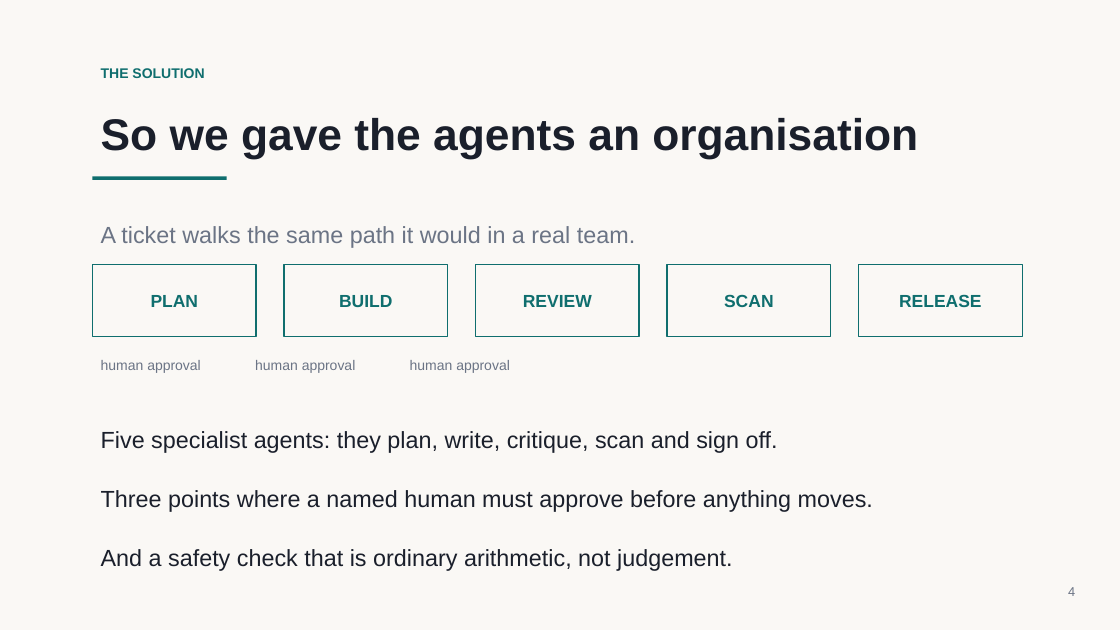
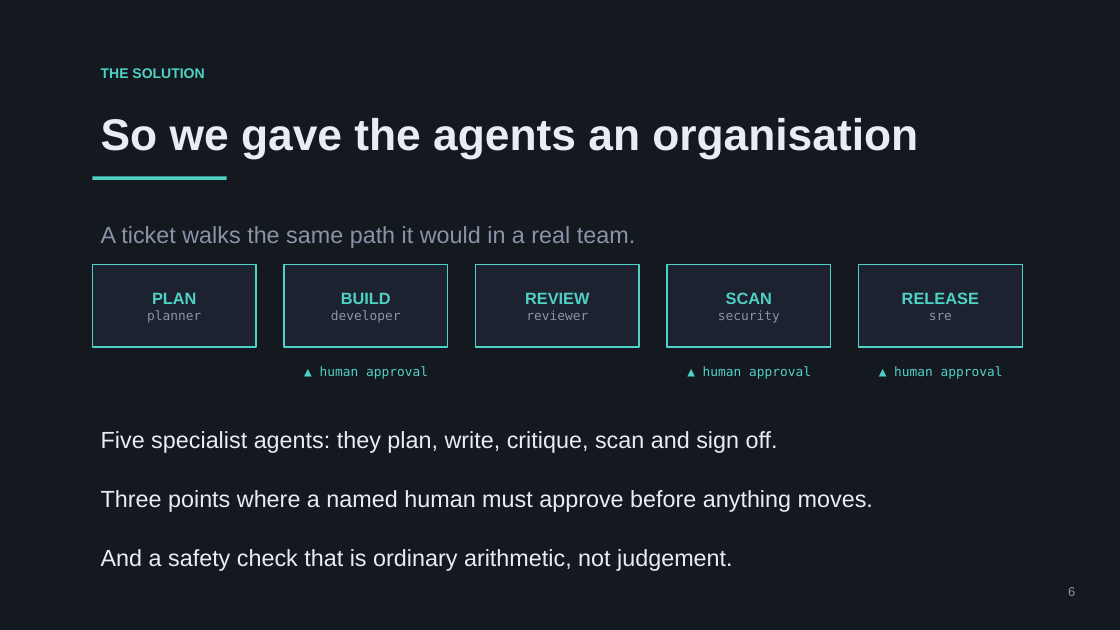
Before and after one commit to mohamedsorour1998/TheAgentOrg, a slide deck: slide 6 of docs/pitch/TheAgentOrg-prefinal.pptx (slide 4 before the commit). Drawn at 1120x630 pixels with LibreOffice and Linux fonts; fonts in the diff are those of the drawing. Boxes give left, top, right and bottom in pixels: in the first picture for what was removed or moved away, otherwise in the second. Text is boxed around its words. In the diff, an @@ line names an element or a change of style, - is before the commit and + after.

```diff
--- a/docs/pitch/TheAgentOrg-prefinal.pptx
+++ b/docs/pitch/TheAgentOrg-prefinal.pptx
@@ rectangle at [0,0,1120,630]: fill #FAF8F5 to #14181F @@
@@ text "THE SOLUTION" at [101,68,204,78]: text colour #0F6E6E to #4FD1C5 @@
@@ rectangle at [92,176,227,180]: fill #0F6E6E to #4FD1C5 @@
@@ text "A ticket walks the same ..." at [101,226,635,248]: text colour #6B7485 to #8A94A6 @@
@@ rectangle "PLAN": place and size @@
-rectangle "PLAN" at [92,265,256,337]
+rectangle "PLAN" at [92,265,256,347]
@@ rectangle "BUILD": place and size @@
-rectangle "BUILD" at [284,265,448,337]
+rectangle "BUILD" at [284,265,448,347]
@@ fill #FAF8F5 to #1C2230; outline #0F6E6E 1.25 pt to #4FD1C5 1.25 pt in 5 elements at [667,265,831,347], [859,265,1023,347], [92,265,256,347], [284,265,448,347], [476,265,639,347] @@
@@ rectangle "REVIEW": place and size @@
-rectangle "REVIEW" at [476,265,639,337]
+rectangle "REVIEW" at [476,265,639,347]
@@ rectangle "SCAN": place and size @@
-rectangle "SCAN" at [667,265,831,337]
+rectangle "SCAN" at [667,265,831,347]
@@ rectangle "RELEASE": place and size @@
-rectangle "RELEASE" at [859,265,1023,337]
+rectangle "RELEASE" at [859,265,1023,347]
@@ text in rectangle at [152,292,196,304]: size 15 to 14 pt, text colour #0F6E6E to #4FD1C5 in "PLAN" @@
@@ text in rectangle at [341,292,391,304]: size 15 to 14 pt, text colour #0F6E6E to #4FD1C5 in "BUILD" @@
@@ text in rectangle at [525,292,589,304]: size 15 to 14 pt, text colour #0F6E6E to #4FD1C5 in "REVIEW" @@
@@ text in rectangle at [726,292,772,304]: size 15 to 14 pt, text colour #0F6E6E to #4FD1C5 in "SCAN" @@
@@ text in rectangle at [902,292,979,304]: size 15 to 14 pt, text colour #0F6E6E to #4FD1C5 in "RELEASE" @@
@@ text in rectangle at [147,310,201,323]: paragraph added @@
+planner
@@ text in rectangle at [331,310,401,323]: paragraph added @@
+developer
@@ text in rectangle at [526,310,588,320]: paragraph added @@
+reviewer
@@ text in rectangle at [718,310,780,323]: paragraph added @@
+security
@@ text in rectangle at [929,313,952,320]: paragraph added @@
+sre
@@ text removed at [101,360,510,373] @@
-human approval human approval human approval
@@ text added at [320,366,428,379], 11 pt, text #4FD1C5 @@
+▲ human approval
@@ text added at [703,366,811,379], 11 pt, text #4FD1C5 @@
+▲ human approval
@@ text added at [894,366,1003,379], 11 pt, text #4FD1C5 @@
+▲ human approval
@@ text colour #1A1F2B to #E8EDF4 in 4 elements at [101,118,918,159], [101,431,778,453], [101,490,873,512], [101,549,733,571] @@
@@ text at [1068,587,1075,596]: text changed; text colour #6B7485 to #8A94A6 @@
-4
+6
```
Also in this commit, not shown: 12 other slides changed, 2 slides added, 10 other files.
